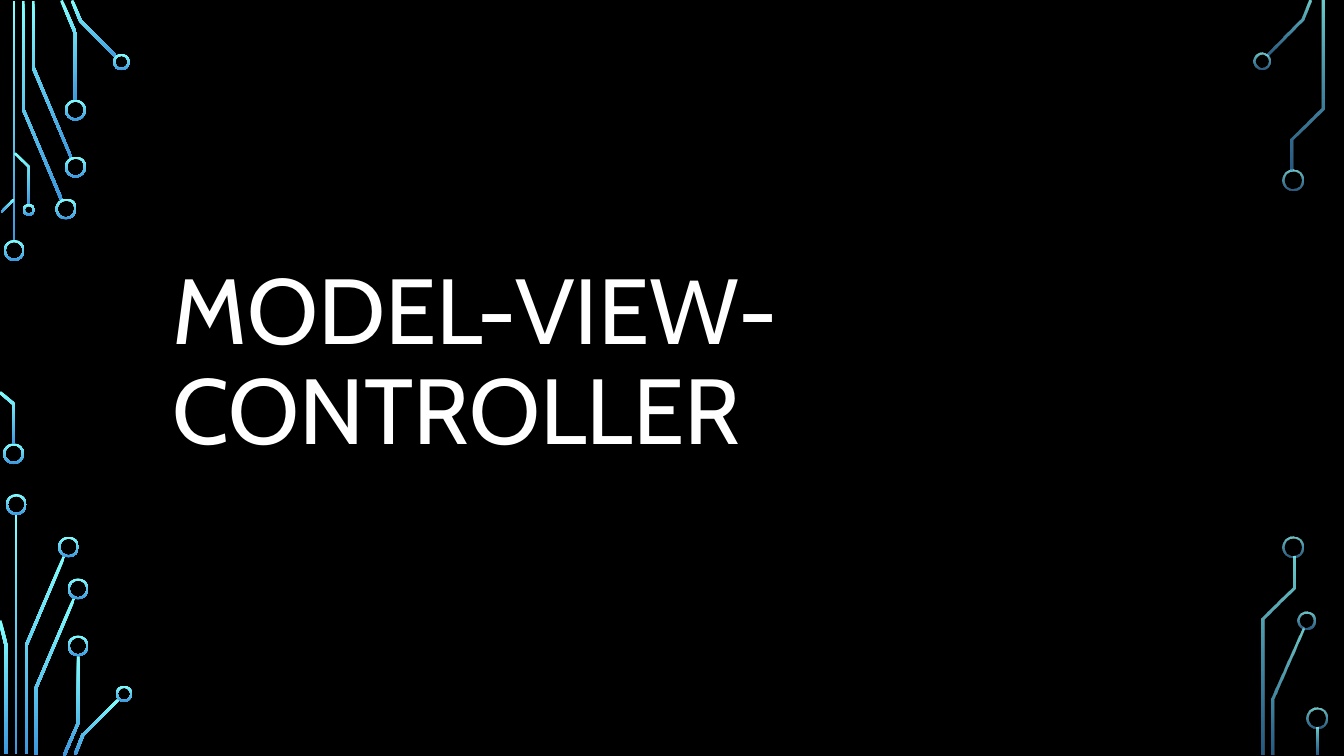
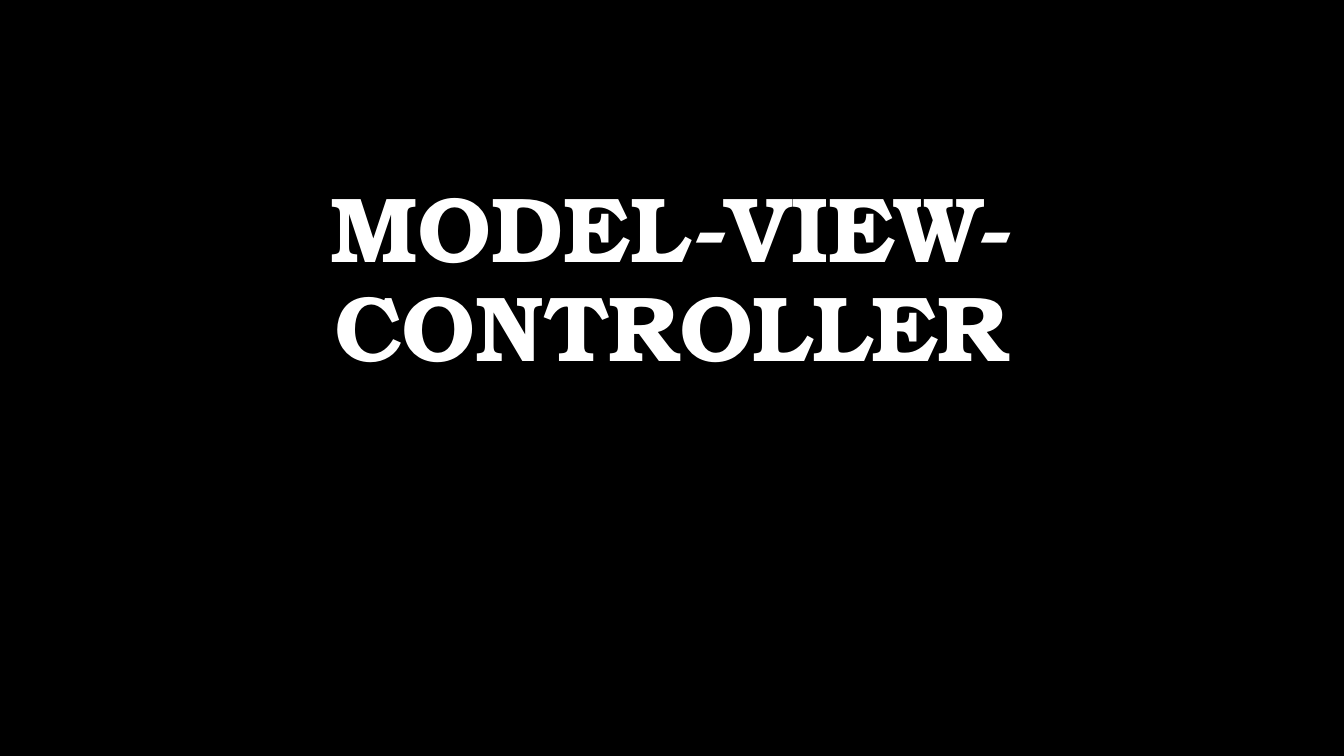
Before and after one commit to bugChanger/E-receipit_for_CSE404, a slide deck: slide 1 of MVC_video.pptx. Drawn at 1344x756 pixels with LibreOffice and Linux fonts; fonts in the diff are those of the drawing; background and template pictures are left out. Boxes give left, top, right and bottom in pixels: in the first picture for what was removed or moved away, otherwise in the second. Text is boxed around its words. In the diff, an @@ line names an element or a change of style, - is before the commit and + after.

```diff
--- a/MVC_video.pptx
+++ b/MVC_video.pptx
@@ title "MODEL-VIEW-CONTROLLER": place and size @@
-title "MODEL-VIEW-CONTROLLER" at (173, 278, 777, 446)
+title "MODEL-VIEW-CONTROLLER" at (331, 198, 1013, 363)
@@ title "MODEL-VIEW-CONTROLLER" at (331, 198, 1013, 363): font Cabin to TeX Gyre Bonum, bold on; alignment left to centre; vertical alignment middle to bottom @@
@@ group removed at (0, 0, 1328, 756): 33 freeform shapes, 3 rectangles @@
```
Also in this commit, not shown: 2 other slides changed, 4 slides added, 3 slides removed.
